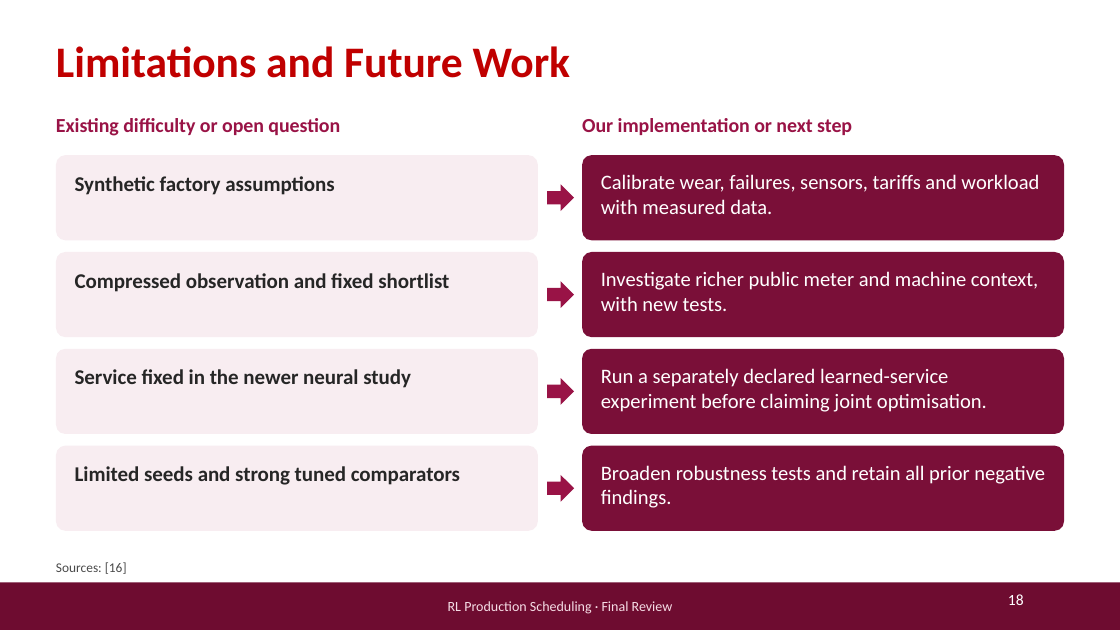
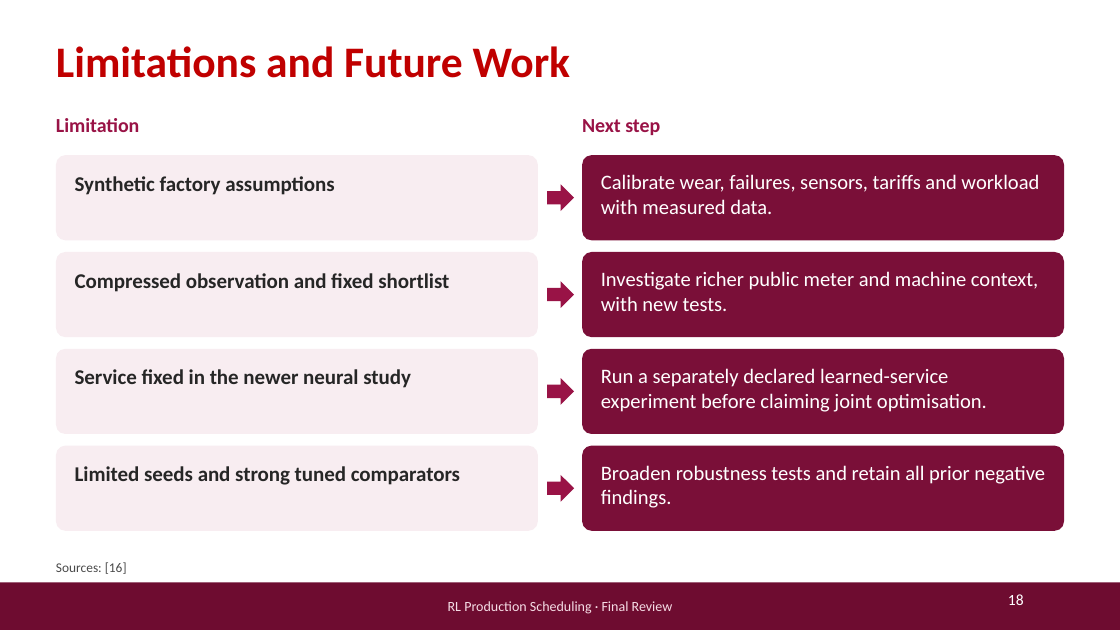
Before and after one commit to abhimanyutk7/rl-production-scheduling, a slide deck: slide 18 of outputs/term_submission/RL_Production_Scheduling_Final_Review.pptx. Drawn at 1120x630 pixels with LibreOffice and Linux fonts; fonts in the diff are those of the drawing; background and template pictures are left out. Boxes give left, top, right and bottom in pixels: in the first picture for what was removed or moved away, otherwise in the second. Text is boxed around its words. In the diff, an @@ line names an element or a change of style, - is before the commit and + after.

```diff
--- a/outputs/term_submission/RL_Production_Scheduling_Final_Review.pptx
+++ b/outputs/term_submission/RL_Production_Scheduling_Final_Review.pptx
@@ text at bbox=[56, 118, 139, 132]: text changed @@
-Existing difficulty or open question
+Limitation
@@ text at bbox=[582, 119, 660, 135]: text changed @@
-Our implementation or next step
+Next step
```
Also in this commit, not shown: 6 other slides changed, 10 other files.
